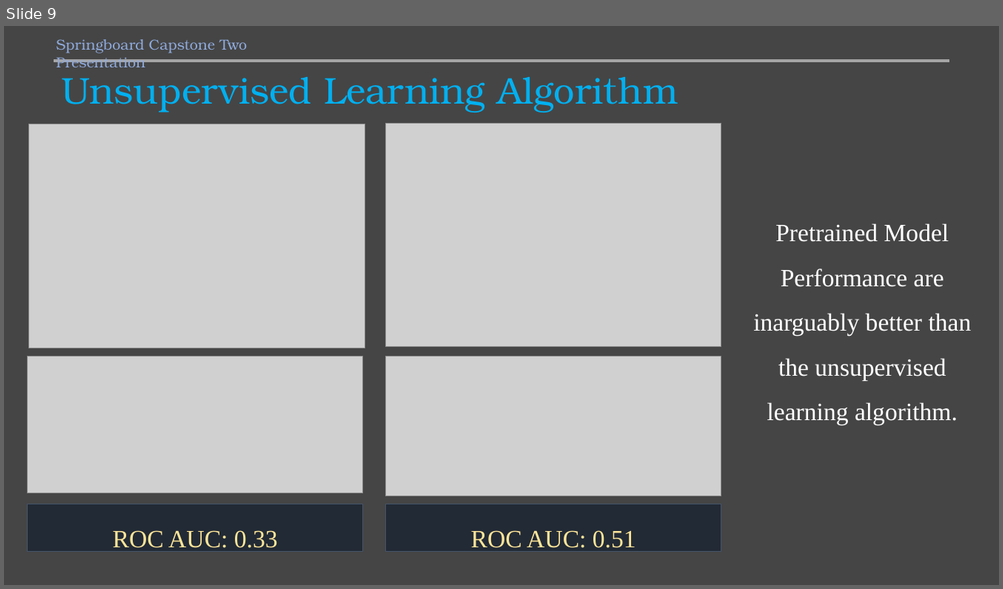
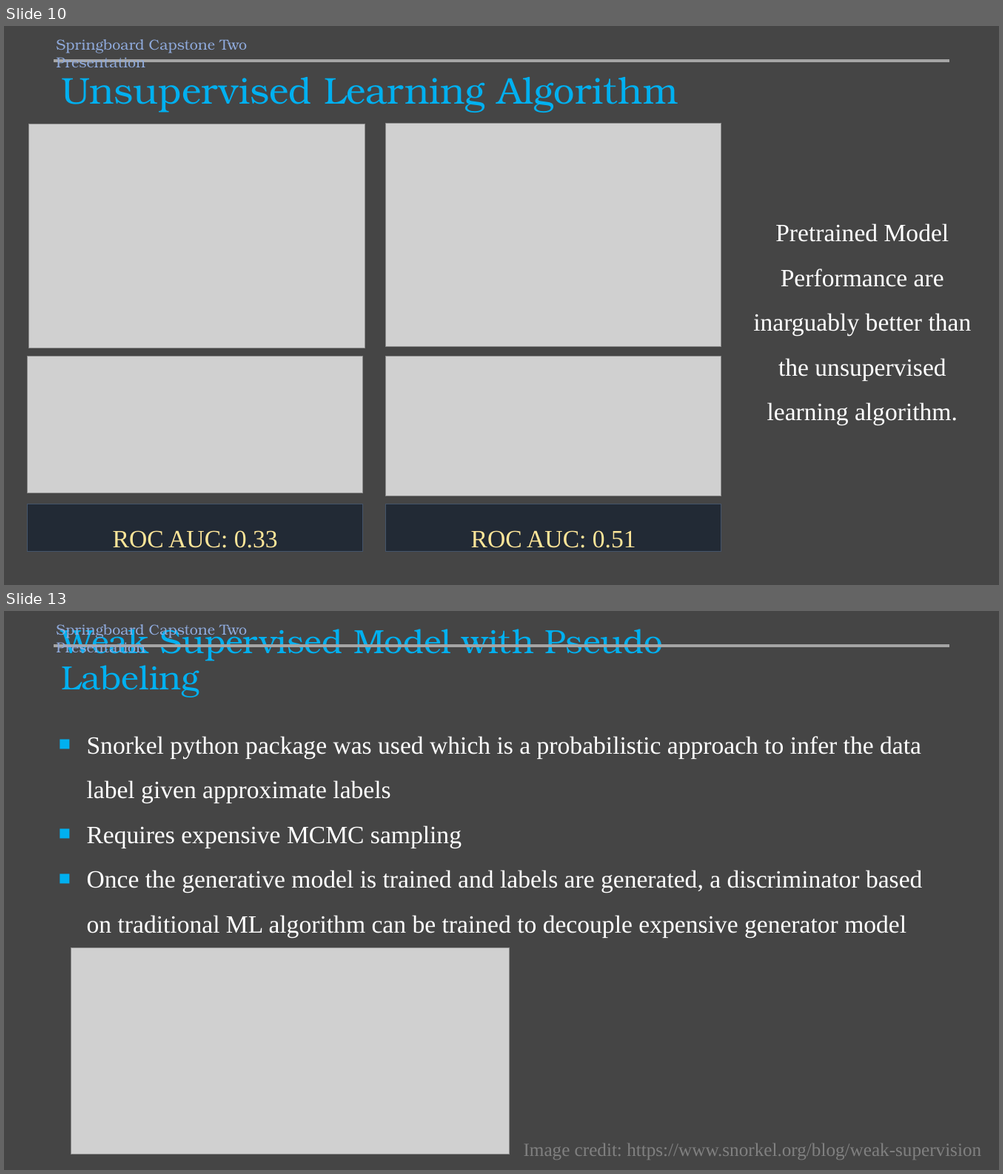
Before and after one commit to mamunm/sentiment_analysis, a slide deck: reports/sentiment_analysis.pptx. Shown one above the other, each under a label of ours: slide 9 before the commit, slides 10 and 13 after it; the slides between them are not shown. The pictures are 1003x589 and 1003x1174 pixels, drawn with LibreOffice and Linux fonts; fonts in the diff are those of the drawing; grey boxes stand for pictures. Boxes give left, top, right and bottom in pixels: in the first picture for what was removed or moved away, otherwise in the second. Text is boxed around its words. In the diff, an @@ line names an element or a change of style, - is before the commit and + after.

```diff
--- a/reports/sentiment_analysis.pptx
+++ b/reports/sentiment_analysis.pptx
@@ slide 13 added at (4, 611, 999, 1170), background #454545 @@
@@ text added at (56, 624, 247, 656), 14 pt, text #8FAADC @@
+Springboard Capstone Two Presentation
@@ title added at (61, 624, 663, 698), 32.4 pt, text #00B0F0 @@
+Weak Supervised Model with Pseudo Labeling
@@ line added from (54, 646) to (949, 646), #A5A5A5 3 pt @@
@@ text added at (87, 736, 922, 937), 24 pt, text #FFFFFF @@
+■ Snorkel python package was used which is a probabilistic approach to infer the data label given approximate labels
+■ Requires expensive MCMC sampling
+■ Once the generative model is trained and labels are generated, a discriminator based on traditional ML algorithm can be trained to decouple expensive generator model
@@ picture added at (71, 948, 509, 1155) @@
@@ text added at (523, 1144, 981, 1160), 18 pt, text #808080 @@
+Image credit: https://www.snorkel.org/blog/weak-supervision
@@ what was slide 9 is now slide 10 @@
```
Also in this commit, not shown: 1 slide changed, 9 other slides added, 3 slides removed, 16 other files.
